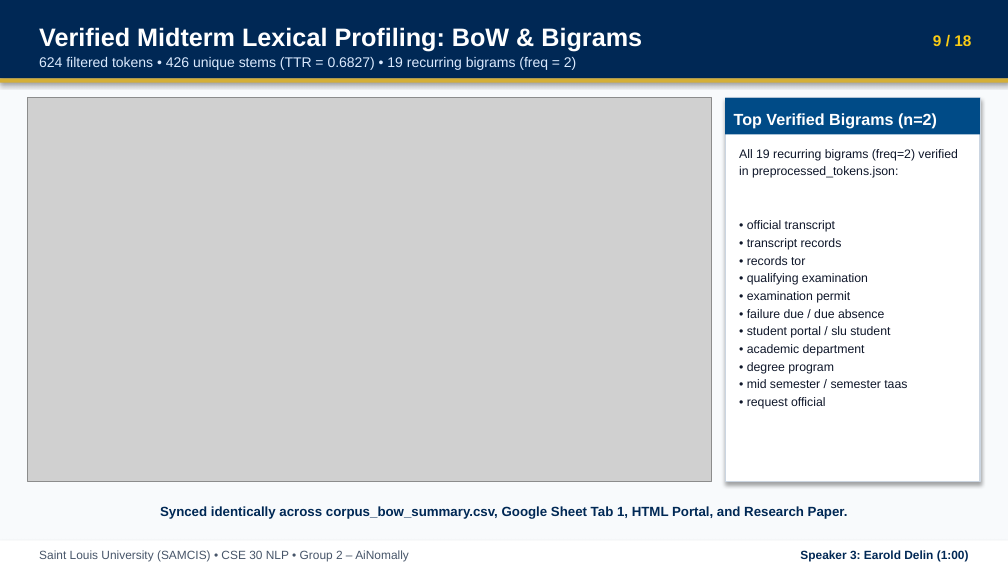
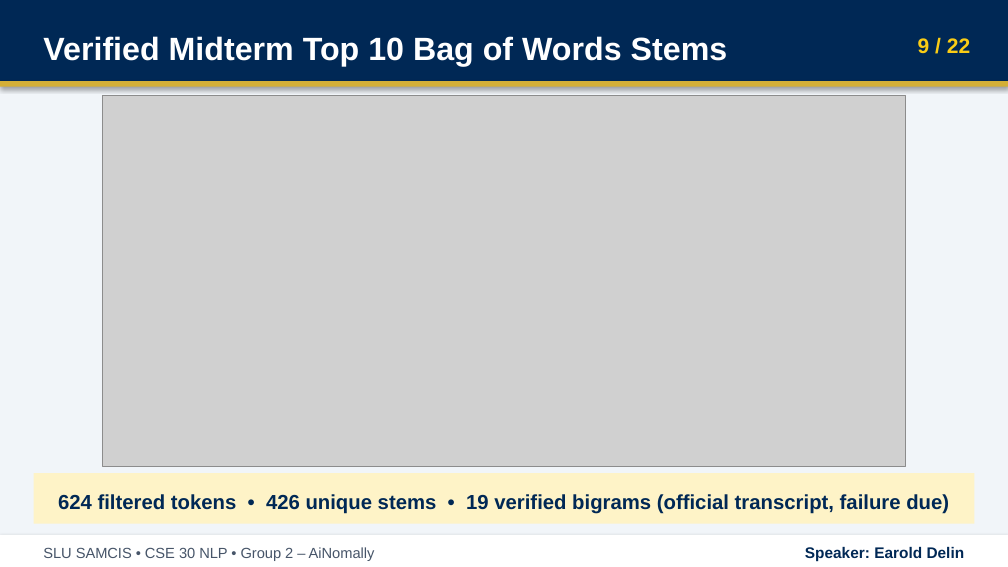
Before and after one commit to ChazeRodriguez/slu-egovernance-chatbot-car-lexicon, a slide deck: slide 9 of presentation/Group2_AiNomally_CSE30_Deck.pptx. Drawn at 1008x567 pixels with LibreOffice and Linux fonts; fonts in the diff are those of the drawing; grey boxes stand for pictures. Boxes give left, top, right and bottom in pixels: in the first picture for what was removed or moved away, otherwise in the second. Text is boxed around its words. In the diff, an @@ line names an element or a change of style, - is before the commit and + after.

```diff
--- a/presentation/Group2_AiNomally_CSE30_Deck.pptx
+++ b/presentation/Group2_AiNomally_CSE30_Deck.pptx
@@ background #F8FAFC to #F1F5F9 @@
@@ text "Verified Midterm Top 10 Bag ..." at <box>43,36,728,66</box>: vertical alignment top to middle @@
@@ text removed at <box>39,57,576,70</box> @@
-624 filtered tokens • 426 unique stems (TTR = 0.6827) • 19 recurring bigrams (freq = 2)
@@ text at <box>43,36,728,66</box>: text changed; size 18 to 23 pt @@
-Verified Midterm Lexical Profiling: BoW & Bigrams
+Verified Midterm Top 10 Bag of Words Stems
@@ text at <box>918,38,970,53</box>: text changed; size 11 to 15 pt @@
-9 / 18
+9 / 22
@@ rectangle: place and size @@
-rectangle at <box>0,79,1008,83</box>
+rectangle at <box>0,82,1008,88</box>
@@ picture: place and size @@
-picture at <box>28,98,712,482</box>
+picture at <box>102,95,905,466</box>
@@ rectangle removed at <box>725,98,980,482</box> @@
@@ rectangle removed at <box>725,98,980,134</box> @@
-Top Verified Bigrams (n=2)
@@ text removed at <box>739,149,957,409</box> @@
-All 19 recurring bigrams (freq=2) verified in preprocessed_tokens.json:
-• official transcript
-• transcript records
-• records tor
-• qualifying examination
-• examination permit
-• failure due / due absence
-• student portal / slu student
-• academic department
-• degree program
-• mid semester / semester taas
-• request official
@@ rectangle added at <box>33,473,974,523</box>, fill #FEF3C7, 14.5 pt, text #002855, bold @@
+624 filtered tokens • 426 unique stems • 19 verified bigrams (official transcript, failure due)
@@ text removed at <box>160,506,848,519</box> @@
-Synced identically across corpus_bow_summary.csv, Google Sheet Tab 1, HTML Portal, and Research Paper.
@@ rectangle: place and size @@
-rectangle at <box>0,540,1008,566</box>
+rectangle at <box>0,535,1008,567</box>
@@ text at <box>43,547,375,561</box>: text changed; size 8.5 to 10.5 pt @@
-Saint Louis University (SAMCIS) • CSE 30 NLP • Group 2 – AiNomally
+SLU SAMCIS • CSE 30 NLP • Group 2 – AiNomally
@@ text at <box>805,547,965,562</box>: text changed; size 8.5 to 11 pt @@
-Speaker 3: Earold Delin (1:00)
+Speaker: Earold Delin
```
Also in this commit, not shown: 15 other slides changed, 6 slides added, 2 slides removed, 8 other files.
